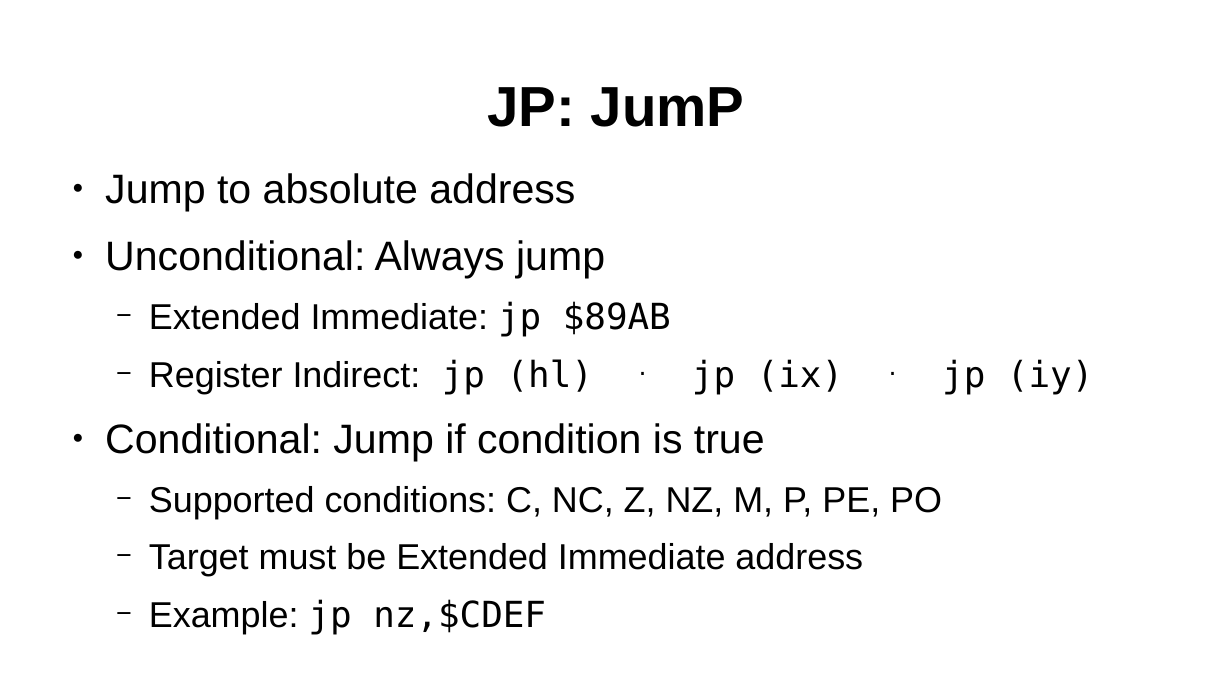
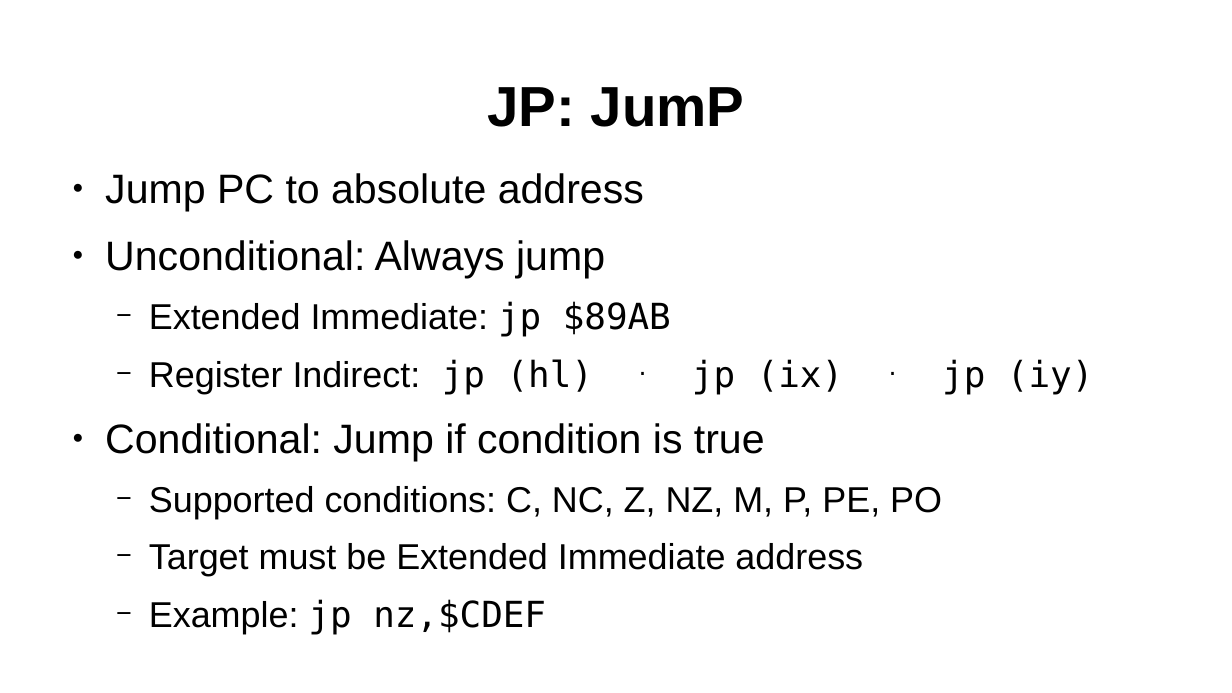
Before and after one commit to SlithyMatt/zxs-assembly-tutorial, a slide deck: slide 5 of Lesson4/Lesson4.odp. Drawn at 1232x693 pixels with LibreOffice and Linux fonts; fonts in the diff are those of the drawing. Boxes give left, top, right and bottom in pixels: in the first picture for what was removed or moved away, otherwise in the second. Text is boxed around its words. In the diff, an @@ line names an element or a change of style, - is before the commit and + after.

```diff
--- a/Lesson4/Lesson4.odp
+++ b/Lesson4/Lesson4.odp
@@ text at (x1=105, y1=173, x2=644, y2=211): text changed @@
-● Jump to absolute address
+● Jump PC to absolute address
```
Also in this commit, not shown: 6 slides added, 12 slides removed, 2 other files.
